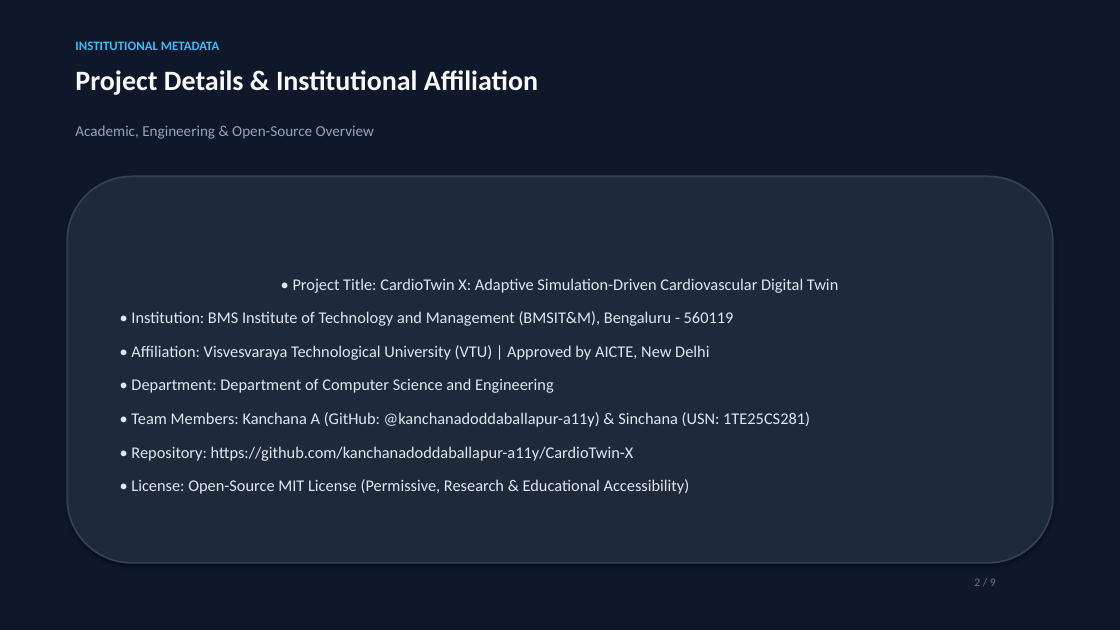
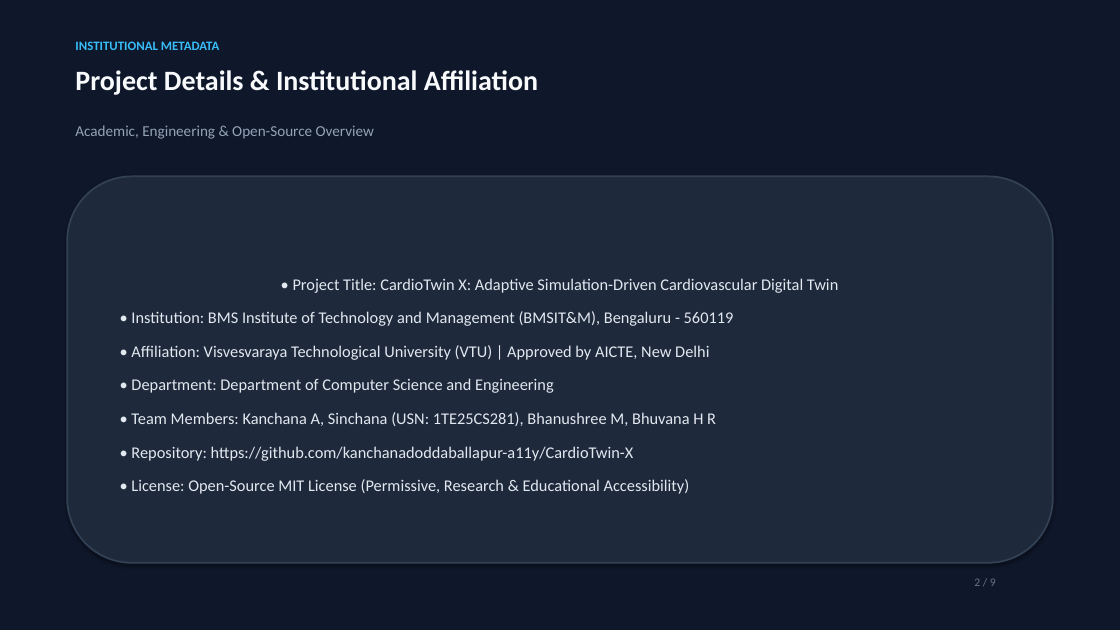
Before and after one commit to kanchanadoddaballapur-a11y/CardioTwin-X, a slide deck: slide 2 of docs/presentation/CardioTwin_Project_Presentation.pptx. Drawn at 1120x630 pixels with LibreOffice and Linux fonts; fonts in the diff are those of the drawing. Boxes give left, top, right and bottom in pixels: in the first picture for what was removed or moved away, otherwise in the second. Text is boxed around its words. In the diff, an @@ line names an element or a change of style, - is before the commit and + after.

Commit message:
docs: add Bhanushree M and Bhuvana H R to team details

```diff
--- a/docs/presentation/CardioTwin_Project_Presentation.pptx
+++ b/docs/presentation/CardioTwin_Project_Presentation.pptx
@@ text in rounded rectangle at box(131, 412, 716, 426): text changed @@
-• Team Members: Kanchana A (GitHub: @kanchanadoddaballapur-a11y) & Sinchana (USN: 1TE25CS281)
+• Team Members: Kanchana A, Sinchana (USN: 1TE25CS281), Bhanushree M, Bhuvana H R
```
Also in this commit, not shown: 1 other slide changed, 4 other files.
